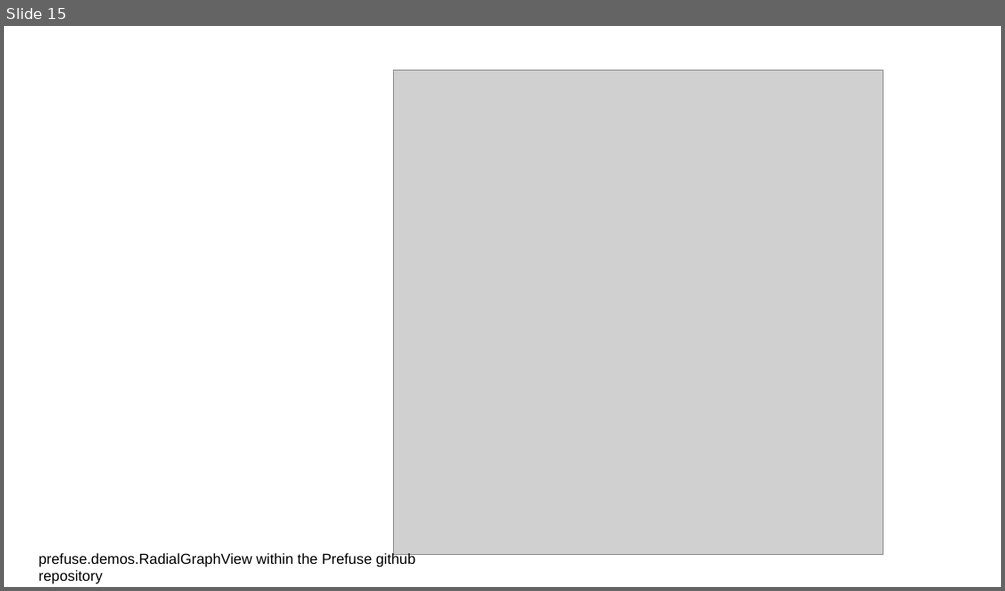
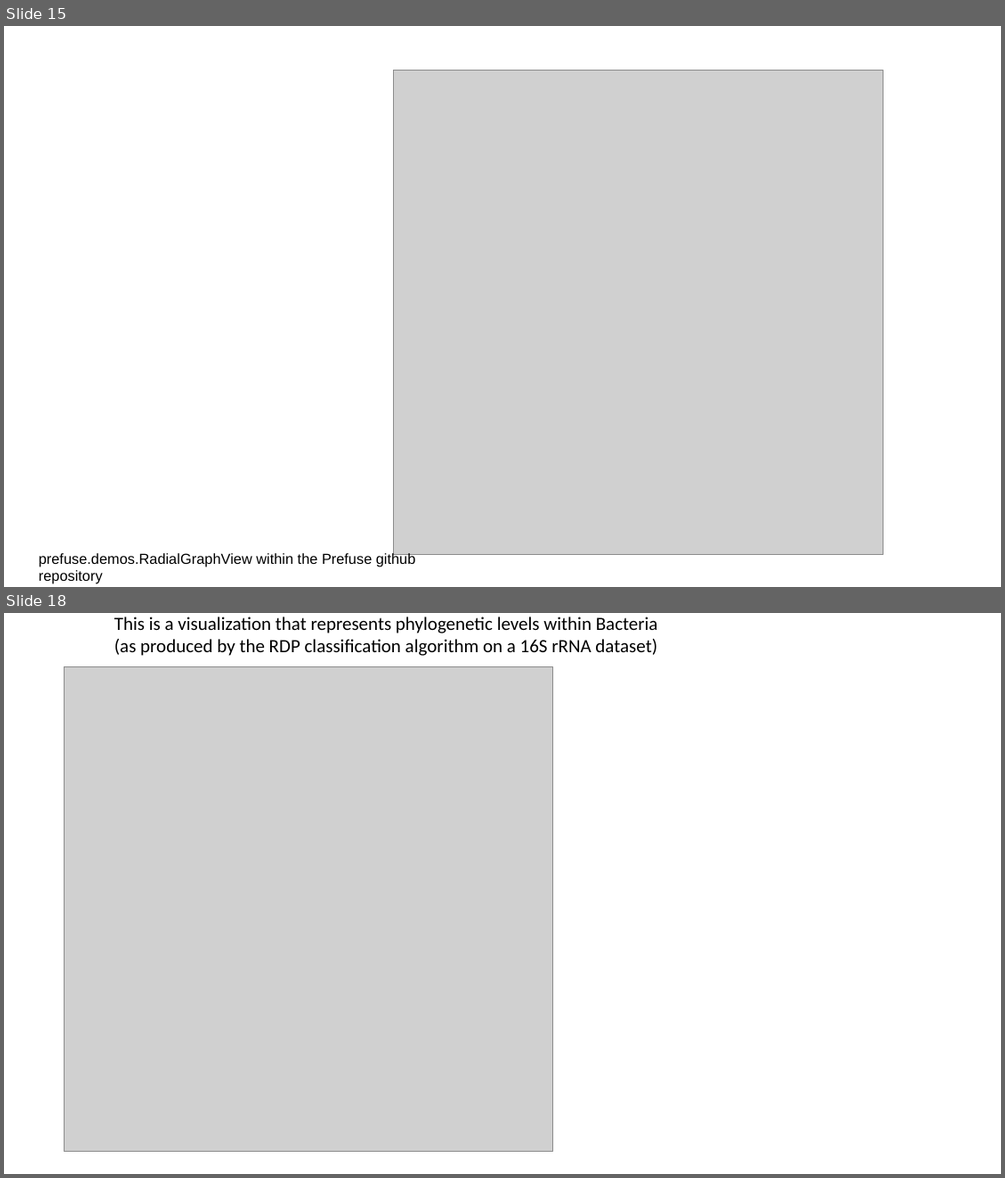
Before and after one commit to afodor/afodor.github.io, a slide deck: classes/prog2015/Prog3-Lecture13.pptx. Shown one above the other, each under a label of ours: slide 15 before the commit, slides 15 and 18 after it; the slides between them are not shown. The pictures are 1005x591 and 1005x1178 pixels, drawn with LibreOffice and Linux fonts; fonts in the diff are those of the drawing; grey boxes stand for pictures. Boxes give left, top, right and bottom in pixels: in the first picture for what was removed or moved away, otherwise in the second. Text is boxed around its words. In the diff, an @@ line names an element or a change of style, - is before the commit and + after.

```diff
--- a/classes/prog2015/Prog3-Lecture13.pptx
+++ b/classes/prog2015/Prog3-Lecture13.pptx
@@ slide 18 added at (x1=4, y1=613, x2=1001, y2=1174), background #FFFFFF @@
@@ text added at (x1=114, y1=617, x2=658, y2=656), 18 pt, text #000000 @@
+This is a visualization that represents phylogenetic levels within Bacteria
+(as produced by the RDP classification algorithm on a 16S rRNA dataset)
@@ picture added at (x1=64, y1=666, x2=552, y2=1151) @@
```
Also in this commit, not shown: 2 other slides added, 1 other file.
